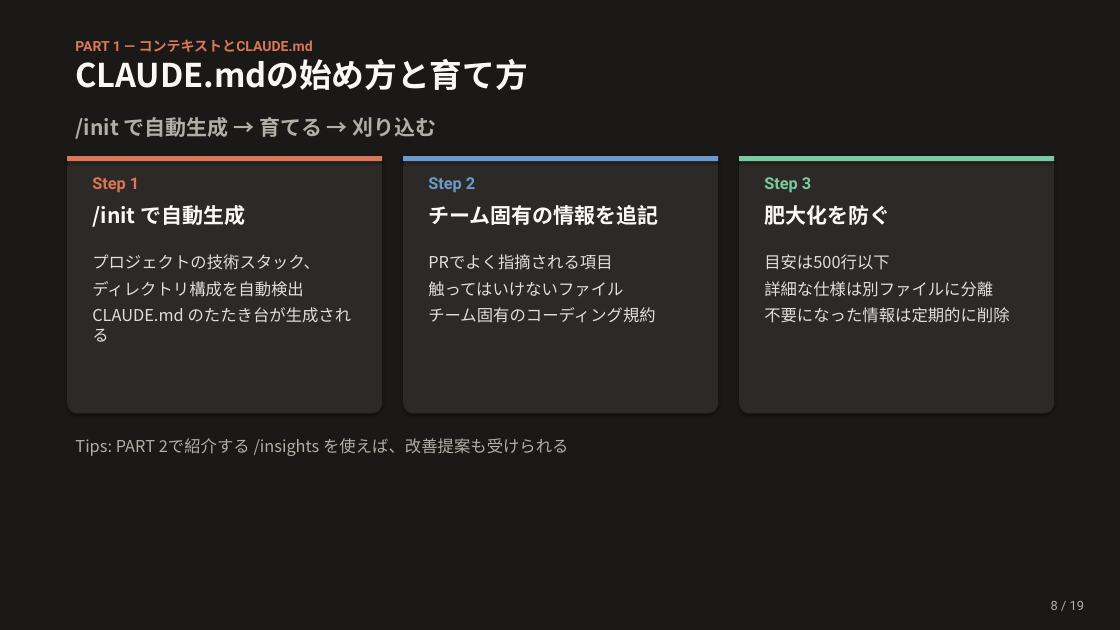
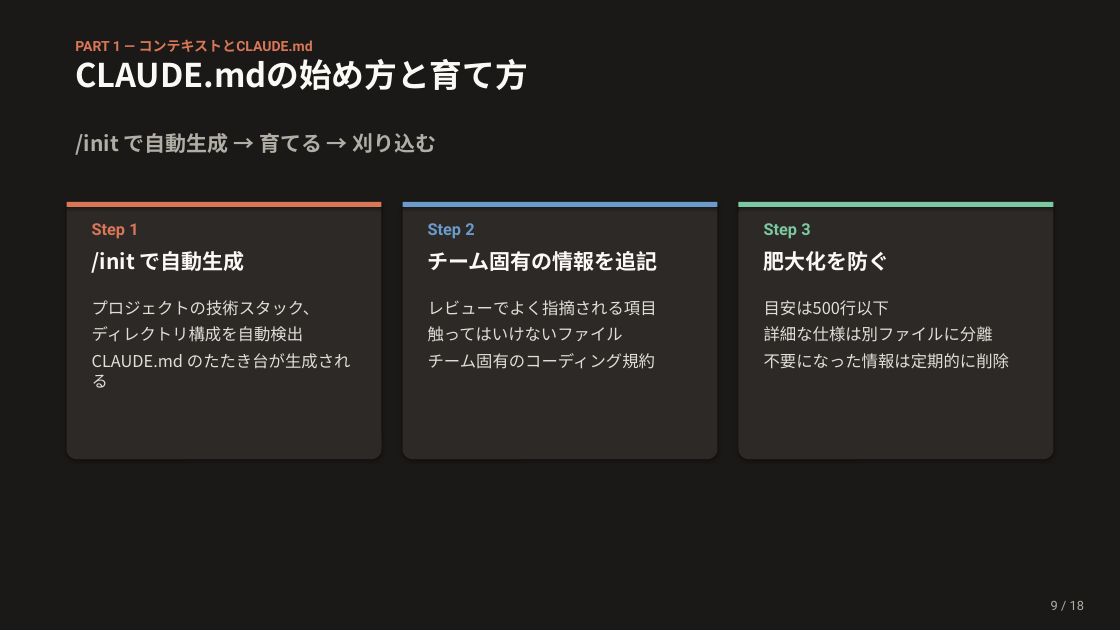
Before and after one commit to Ischca/zenn, a slide deck: slide 8 of slides/Claude_session2.pptx. Drawn at 1120x630 pixels with LibreOffice and Linux fonts; fonts in the diff are those of the drawing. Boxes give left, top, right and bottom in pixels: in the first picture for what was removed or moved away, otherwise in the second. Text is boxed around its words. In the diff, an @@ line names an element or a change of style, - is before the commit and + after.

```diff
--- a/slides/Claude_session2.pptx
+++ b/slides/Claude_session2.pptx
@@ text "/init で自動生成 → 育てる → ...": place and size @@
-text "/init で自動生成 → 育てる → ..." at (75, 117, 437, 139)
+text "/init で自動生成 → 育てる → ..." at (75, 133, 437, 155)
@@ 8 texts, 3 rounded rectangles, 3 rectangles: place and size @@
-8 texts, 3 rounded rectangles, 3 rectangles at (67, 156, 1054, 413)
+8 texts, 3 rounded rectangles, 3 rectangles at (66, 202, 1054, 459)
@@ text "レビューでよく指摘される項目": place and size @@
-text "レビューでよく指摘される項目" at (428, 254, 655, 323)
+text "レビューでよく指摘される項目" at (428, 300, 657, 369)
@@ text at (428, 300, 657, 316): text changed @@
-PRでよく指摘される項目
+レビューでよく指摘される項目
@@ text removed at (75, 438, 568, 456) @@
-Tips: PART 2で紹介する /insights を使えば、改善提案も受けられる
```
Also in this commit, not shown: 6 other slides changed, 8 slides added, 12 slides removed, 8 other files.
